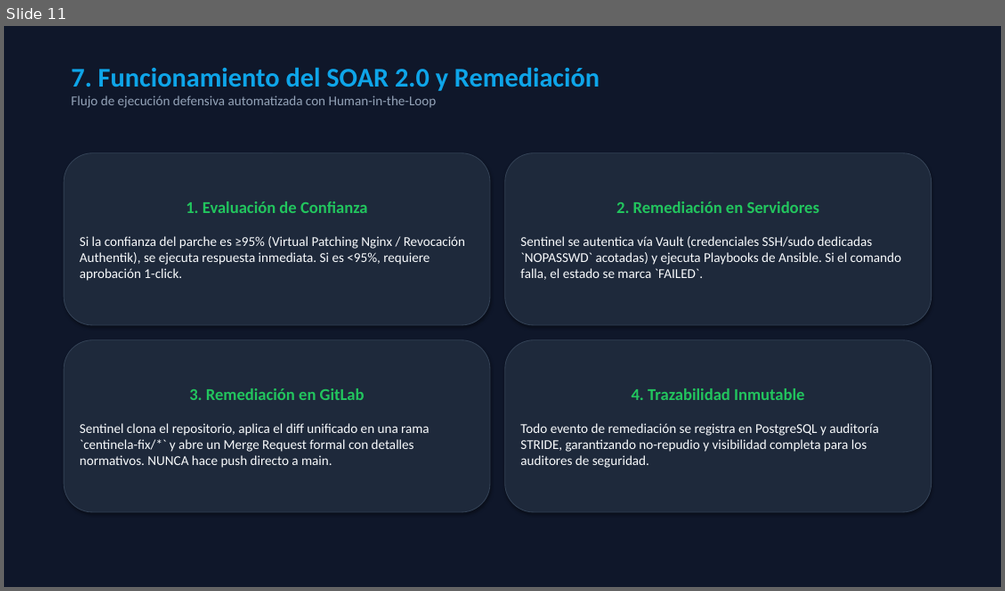
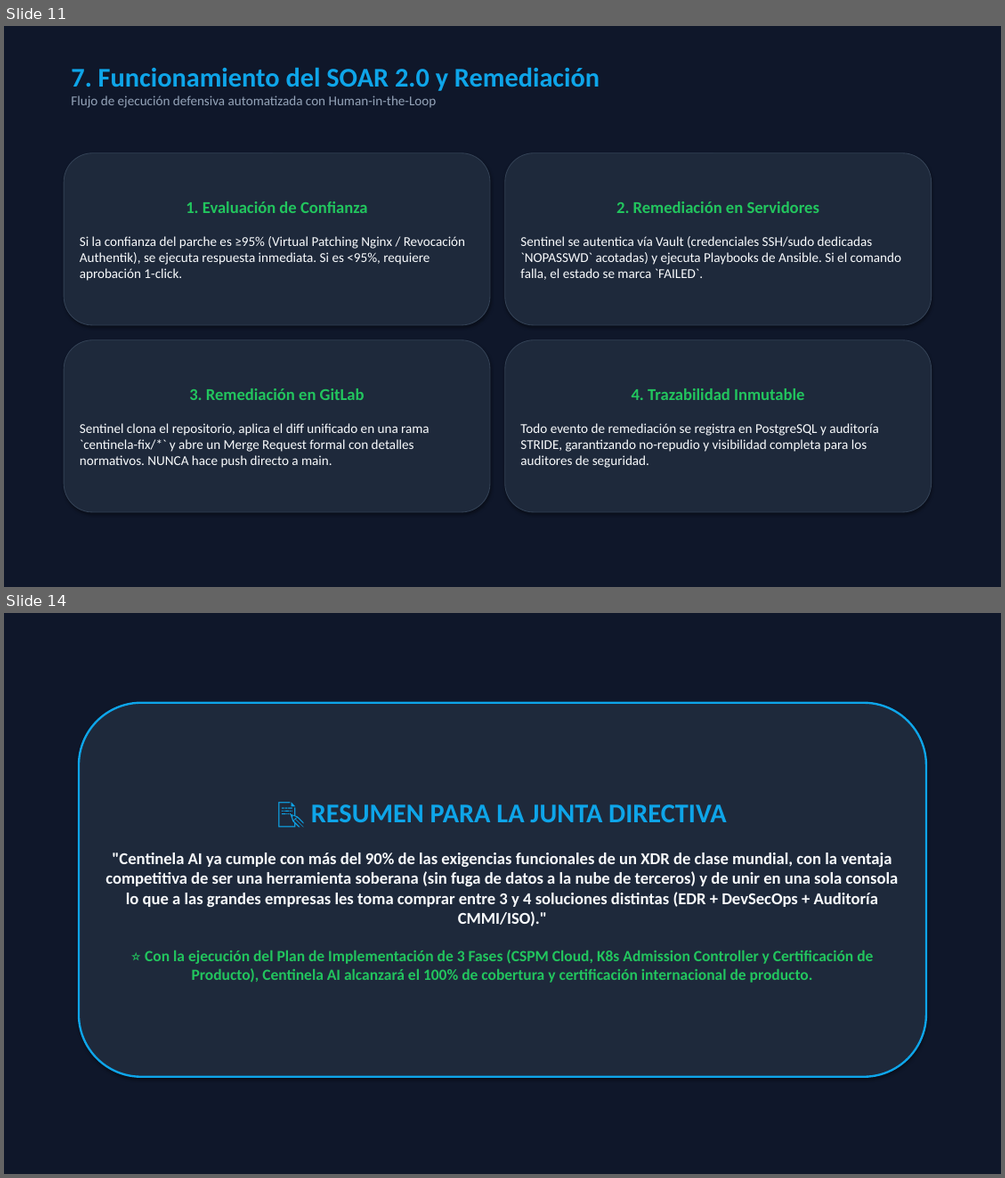
Before and after one commit to imarthe75/centinela-ai, a slide deck: Presentacion_Centinela_AI.pptx. Shown one above the other, each under a label of ours: slide 11 before the commit, slides 11 and 14 after it; the slides between them are not shown. The pictures are 1005x591 and 1005x1178 pixels, drawn with LibreOffice and Linux fonts; fonts in the diff are those of the drawing. Boxes give left, top, right and bottom in pixels: in the first picture for what was removed or moved away, otherwise in the second. Text is boxed around its words. In the diff, an @@ line names an element or a change of style, - is before the commit and + after.

Commit message:
docs(pptx): Incorporate Board Executive Summary and 100% International Standard Implementation Plan slides (16 slides total)

```diff
--- a/Presentacion_Centinela_AI.pptx
+++ b/Presentacion_Centinela_AI.pptx
@@ slide 14 added at box(4, 613, 1001, 1174), background #FFFFFF @@
@@ rectangle added at box(4, 613, 1001, 1174), fill #0F172A, outline #0F172A 0.75 pt @@
@@ rounded rectangle added at box(79, 703, 926, 1077), fill #1E293B, outline #0EA5E9 2 pt, 16 pt, text #F8FAFC, bold @@
+📝 RESUMEN PARA LA JUNTA DIRECTIVA
+"Centinela AI ya cumple con más del 90% de las exigencias funcionales de un XDR de clase mundial, con la ventaja competitiva de ser una herramienta soberana (sin fuga de datos a la nube de terceros) y de unir en una sola consola lo que a las grandes empresas les toma comprar entre 3 y 4 soluciones distintas (EDR + DevSecOps + Auditoría CMMI/ISO)."
+⭐ Con la ejecución del Plan de Implementación de 3 Fases (CSPM Cloud, K8s Admission Controller y Certificación de Producto), Centinela AI alcanzará el 100% de cobertura y certificación internacional de producto.
```
Also in this commit, not shown: 1 slide changed, 1 other slide added.
